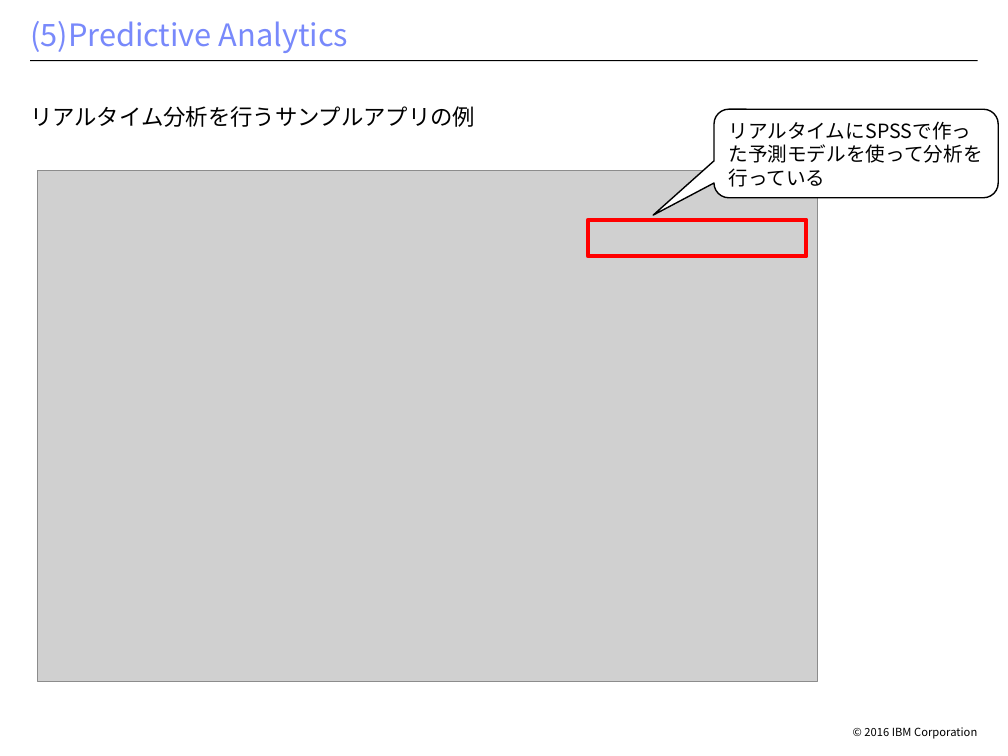
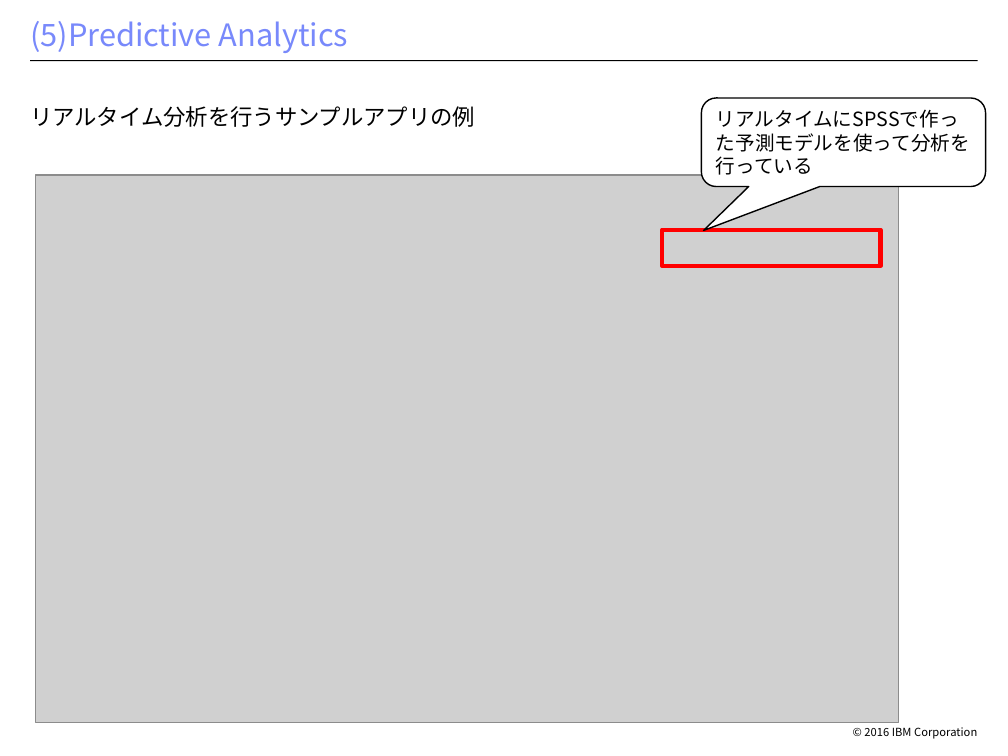
Before and after one commit to makaishi/1_IOT_WORK, a slide deck: slide 18 of bluemix-env/iot-構成雛形.pptx. Drawn at 1008x756 pixels with LibreOffice and Linux fonts; fonts in the diff are those of the drawing; grey boxes stand for pictures; background and template pictures are left out. Boxes give left, top, right and bottom in pixels: in the first picture for what was removed or moved away, otherwise in the second. Text is boxed around its words. In the diff, an @@ line names an element or a change of style, - is before the commit and + after.

```diff
--- a/bluemix-env/iot-構成雛形.pptx
+++ b/bluemix-env/iot-構成雛形.pptx
@@ rounded speech box "リアルタイムにSPSSで作った予測モデルを使って分析を行っている": place and size @@
-rounded speech box "リアルタイムにSPSSで作った予測モデルを使って分析を行っている" at bbox=[714, 109, 998, 198]
+rounded speech box "リアルタイムにSPSSで作った予測モデルを使って分析を行っている" at bbox=[702, 98, 986, 186]
@@ rounded speech box "リアルタイムにSPSSで作った予測モデルを使って分析を行っている" at bbox=[702, 98, 986, 186]: proportions changed @@
@@ picture: place and size @@
-picture at bbox=[38, 170, 817, 680]
+picture at bbox=[36, 175, 899, 723]
@@ rectangle: place and size @@
-rectangle at bbox=[588, 220, 806, 256]
+rectangle at bbox=[662, 230, 881, 266]
```
Also in this commit, not shown: 2 other slides changed, 1 slide added.
